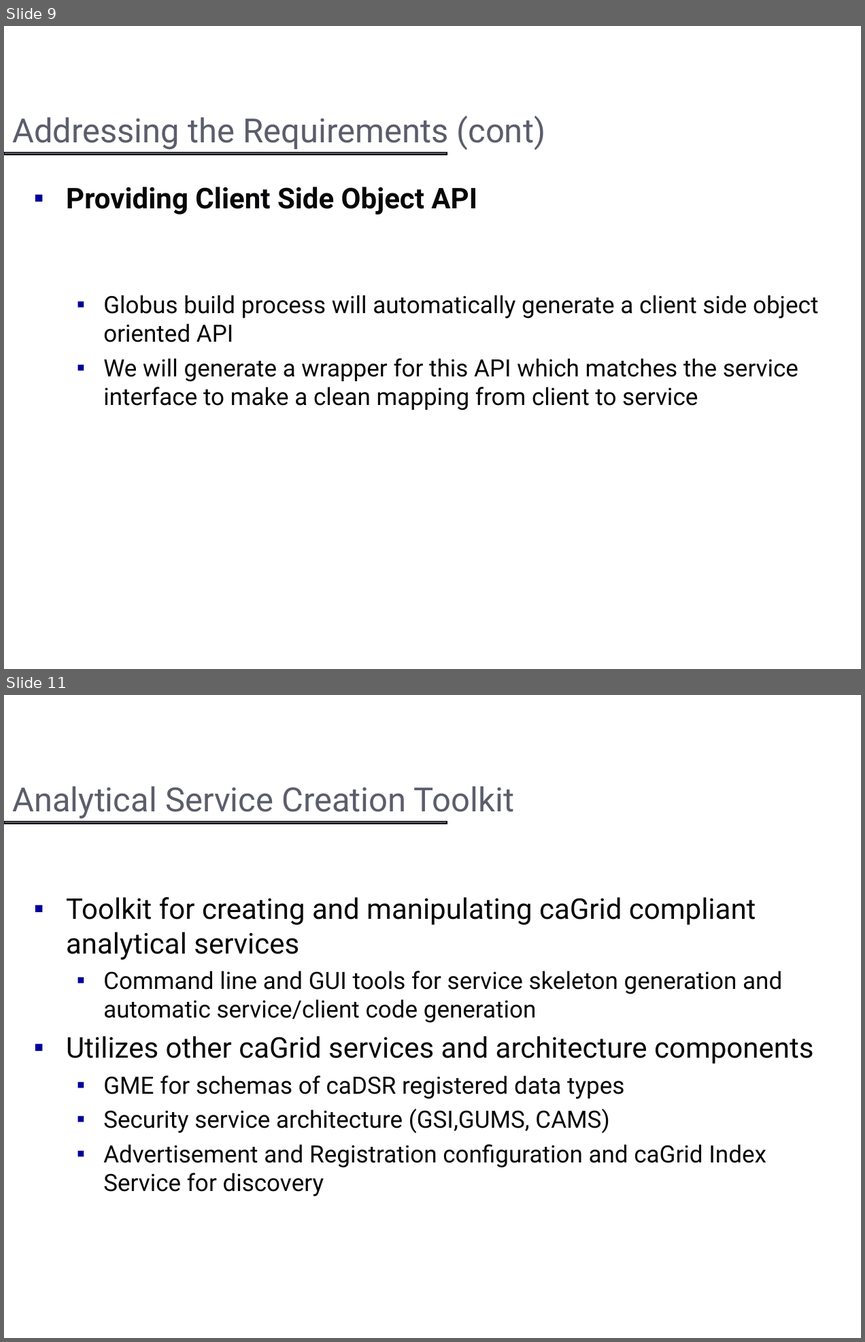
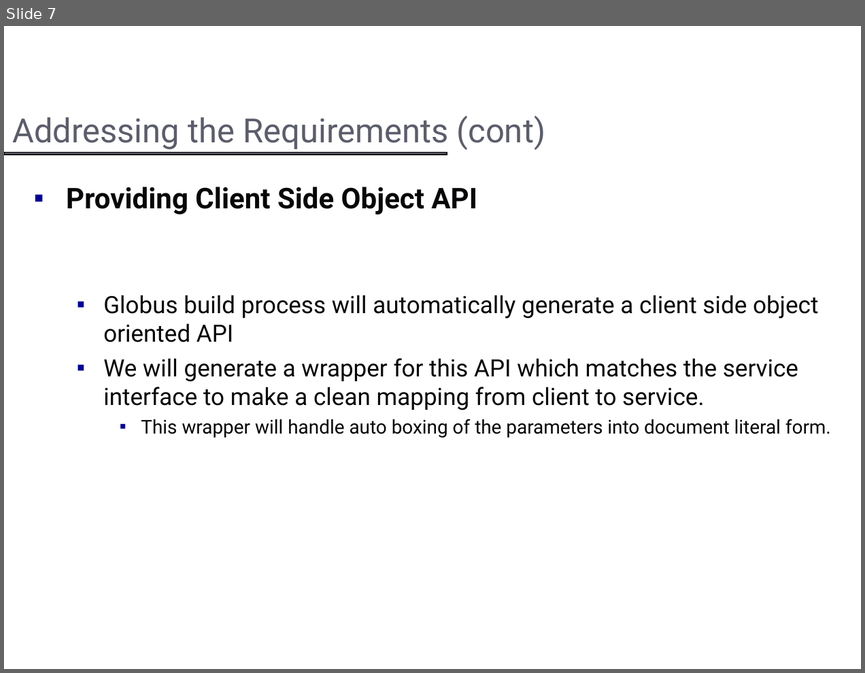
Before and after one commit to NCIP/cagrid-docs, a slide deck: presentations/introduce/Introduce_DIALOGUE2.ppt. Shown one above the other, each under a label of ours: slides 9 and 11 before the commit, slide 7 after it; the slides between them are not shown. The pictures are 865x1342 and 865x673 pixels, drawn with LibreOffice and Linux fonts; fonts in the diff are those of the drawing; background and template pictures are left out. Boxes give left, top, right and bottom in pixels: in the first picture for what was removed or moved away, otherwise in the second. Text is boxed around its words. In the diff, an @@ line names an element or a change of style, - is before the commit and + after.

```diff
--- a/presentations/introduce/Introduce_DIALOGUE2.ppt
+++ b/presentations/introduce/Introduce_DIALOGUE2.ppt
@@ slide 11 removed at box(4, 695, 861, 1338), background #FFFFFF; not listed: 1 template element that a slide beside it also shows @@
@@ title removed at box(12, 786, 514, 819) @@
-Analytical Service Creation Toolkit
@@ text removed at box(66, 897, 813, 1196) @@
-▪ Toolkit for creating and manipulating caGrid compliant analytical services
-  ▪ Command line and GUI tools for service skeleton generation and automatic service/client code generation
-▪ Utilizes other caGrid services and architecture components
-  ▪ GME for schemas of caDSR registered data types
-  ▪ Security service architecture (GSI,GUMS, CAMS)
-  ▪ Advertisement and Registration configuration and caGrid Index Service for discovery
@@ what was slide 9 is now slide 7 @@
@@ slide 7 changed as well @@
@@ text at box(103, 358, 831, 437): text changed @@
-  ▪ We will generate a wrapper for this API which matches the service interface to make a clean mapping from client to service
+  ▪ We will generate a wrapper for this API which matches the service interface to make a clean mapping from client to service.
+    ▪ This wrapper will handle auto boxing of the parameters into document literal form.
```
Also in this commit, not shown: 12 other slides changed, 1 slide added, 23 other slides removed, 1 other file.
